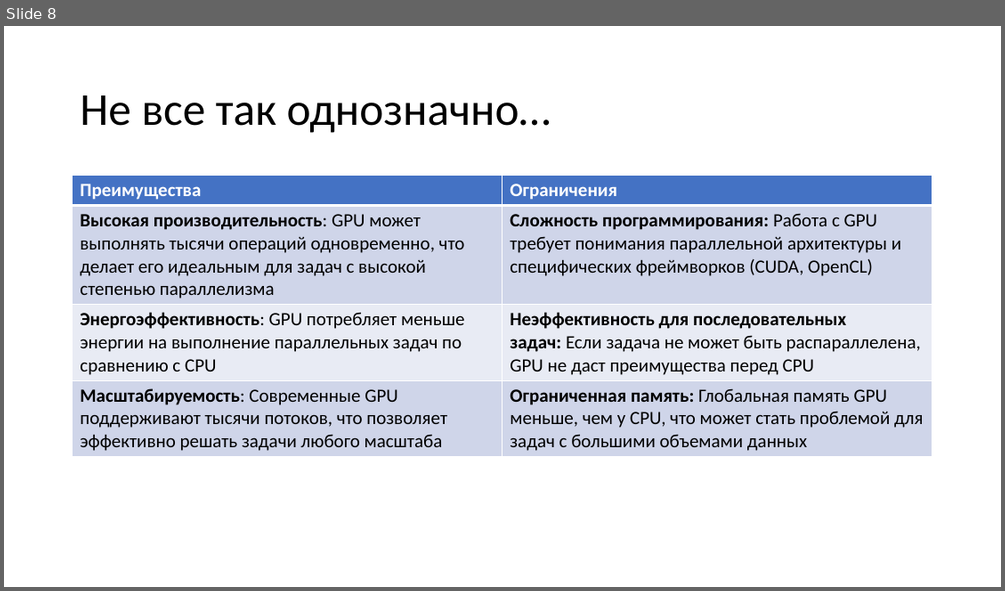
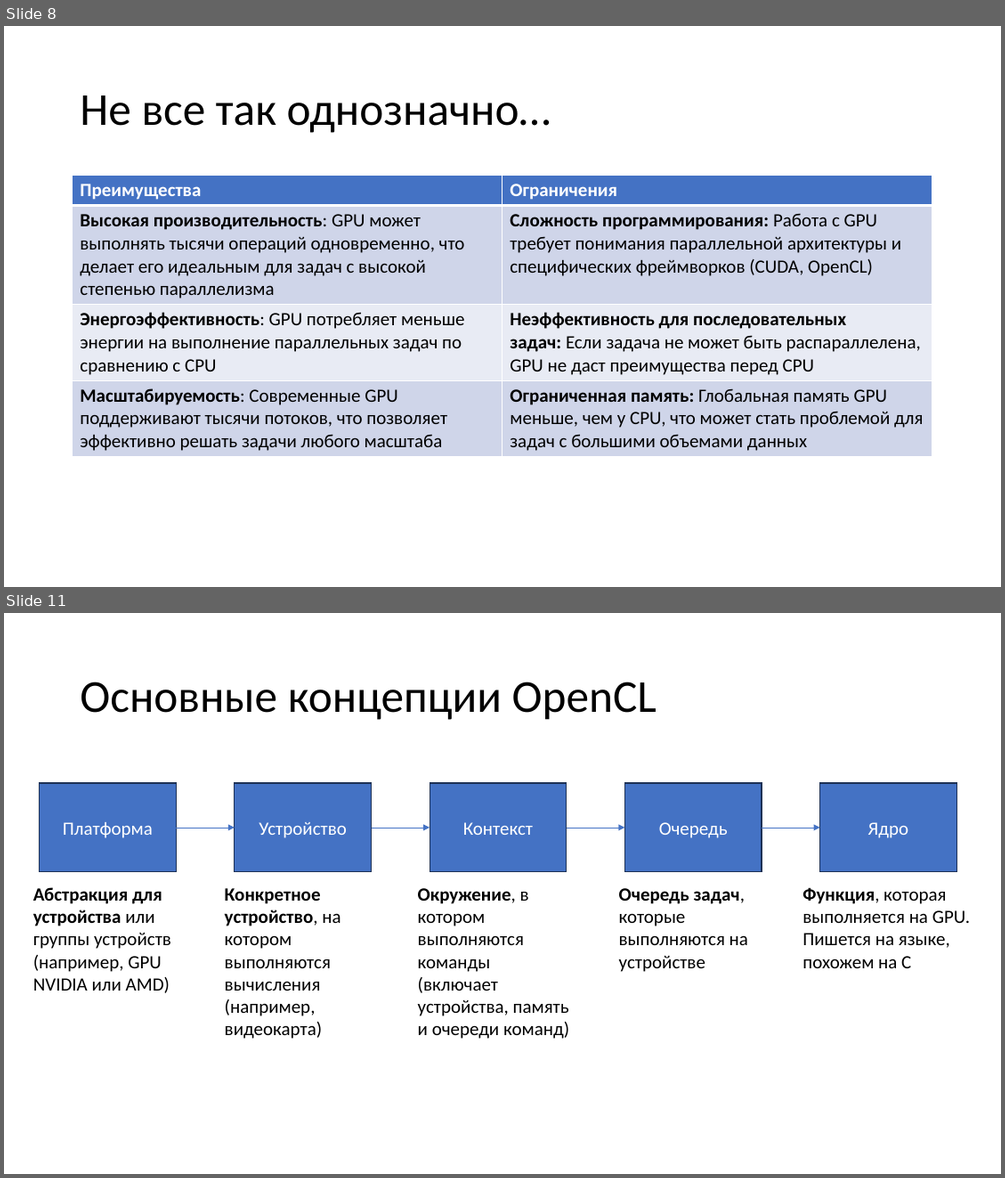
Before and after one commit to pezkov/gpu_course, a slide deck: presentations/Вычисления на GPU.pptx. Shown one above the other, each under a label of ours: slide 8 before the commit, slides 8 and 11 after it; the slides between them are not shown. The pictures are 1005x591 and 1005x1178 pixels, drawn with LibreOffice and Linux fonts; fonts in the diff are those of the drawing. Boxes give left, top, right and bottom in pixels: in the first picture for what was removed or moved away, otherwise in the second. Text is boxed around its words. In the diff, an @@ line names an element or a change of style, - is before the commit and + after.

```diff
--- a/presentations/Вычисления на GPU.pptx
+++ b/presentations/Вычисления на GPU.pptx
@@ slide 11 added at [4,613,1001,1174], background #FFFFFF @@
@@ title added at [80,682,656,720], 44 pt, text #000000 @@
+Основные концепции OpenCL
@@ rectangle added at [39,783,176,872], fill #4472C4, outline #1E3256 1 pt, 18 pt, text #FFFFFF @@
+Платформа
@@ rectangle added at [235,783,372,872], fill #4472C4, outline #1E3256 1 pt, 18 pt, text #FFFFFF @@
+Устройство
@@ rectangle added at [429,783,566,872], fill #4472C4, outline #1E3256 1 pt, 18 pt, text #FFFFFF @@
+Контекст
@@ rectangle added at [624,783,761,872], fill #4472C4, outline #1E3256 1 pt, 18 pt, text #FFFFFF @@
+Очередь
@@ rectangle added at [820,783,956,872], fill #4472C4, outline #1E3256 1 pt, 18 pt, text #FFFFFF @@
+Ядро
@@ arrow added from (176, 827) to (235, 827), #4472C4 0.5 pt @@
@@ arrow added from (372, 827) to (429, 827), #4472C4 0.5 pt @@
@@ arrow added from (566, 827) to (566, 827), #4472C4 0.5 pt @@
@@ arrow added from (566, 827) to (624, 827), #4472C4 0.5 pt @@
@@ arrow added from (761, 827) to (820, 827), #4472C4 0.5 pt @@
@@ text added at [33,887,171,993], 18 pt, text #000000 @@
+Абстракция для устройства или группы устройств (например, GPU NVIDIA или AMD)
@@ text added at [225,888,340,1038], 18 pt, text #000000 @@
+Конкретное устройство, на котором выполняются вычисления (например, видеокарта)
@@ text added at [418,888,569,1038], 18 pt, text #000000 @@
+Окружение, в котором выполняются команды (включает устройства, память и очереди команд)
@@ text added at [619,888,748,972], 18 pt, text #000000 @@
+Очередь задач, которые выполняются на устройстве
@@ text added at [802,887,970,968], 18 pt, text #000000 @@
+Функция, которая выполняется на GPU. Пишется на языке, похожем на C
```
Also in this commit, not shown: 1 slide changed, 12 other slides added, 3 other files.
